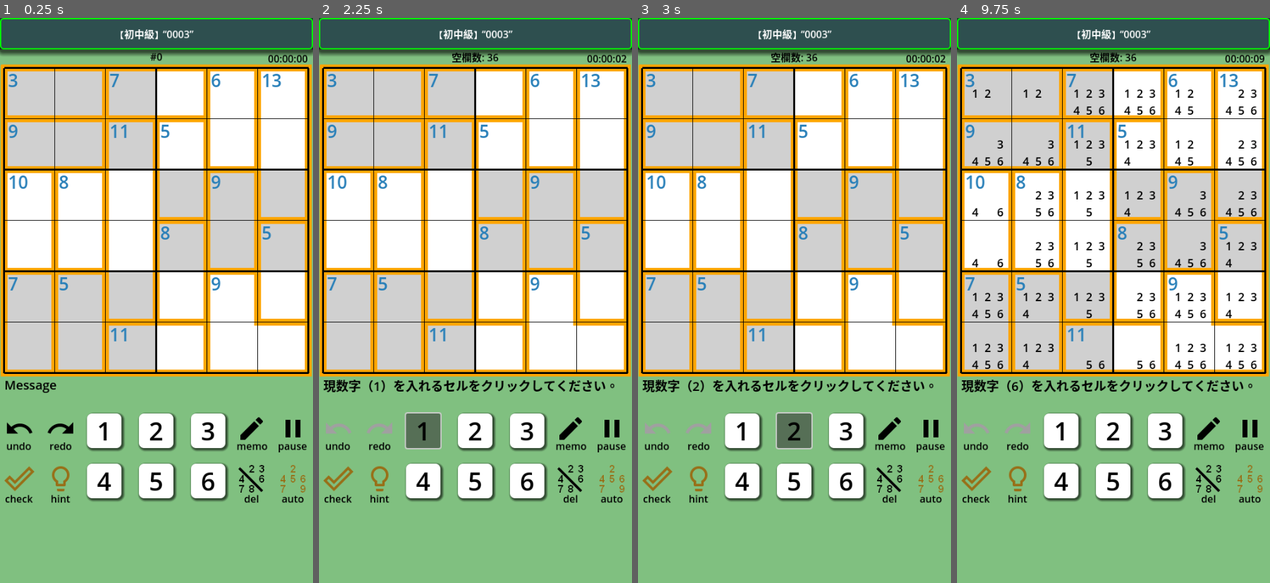
Above: before the commit, frames 1-4 (left to right).
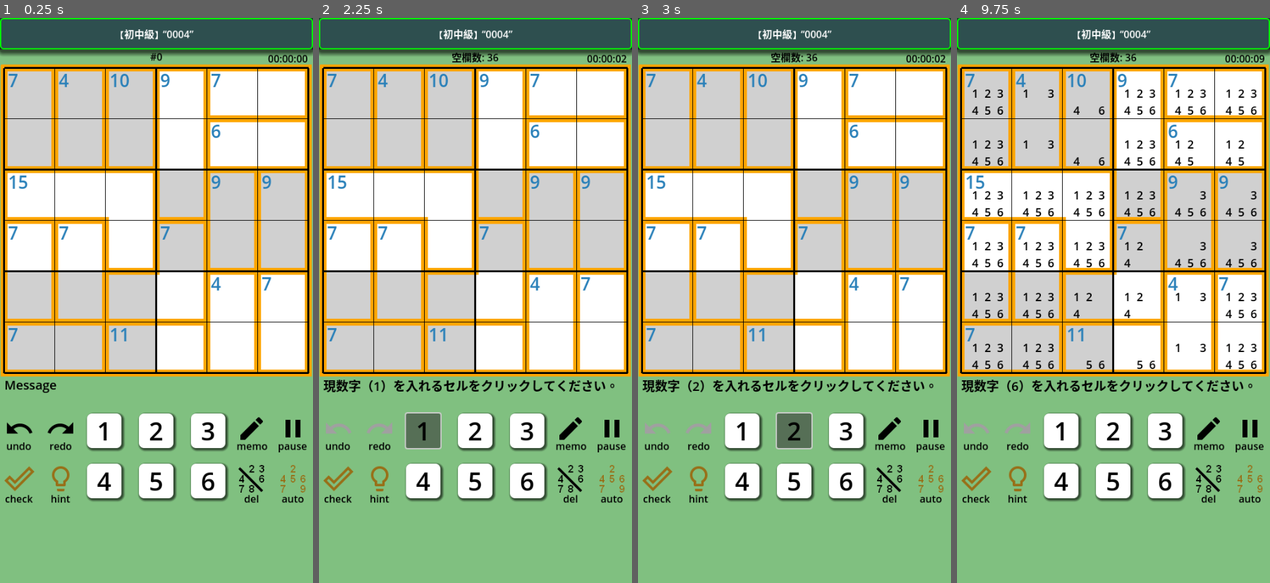
Above: after the commit, the same moments.

Repository: vivisuke/GD4KillerSudoku6
Game: Godot game, scene res://main_scene.tscn
Same seed, same stepped clock (60 frames per second), same inputs: the game is played once before the commit and once after it.
Inputs:
- Up to frame 1 (0.25 s): no input
- Up to frame 2 (2.25 s): click "undo" at 0.5 s; click "redo" at 1.25 s; click "1" at 2 s
- Up to frame 3 (3 s): click "2" at 2.75 s
- Up to frame 4 (9.75 s): click "3" at 3.5 s; click "memo" at 4.25 s; click "check" at 5 s; click "hint" at 5.75 s; click "4" at 6.5 s; click "5" at 7.25 s; click "6" at 8 s; click "del" at 8.75 s; click "auto" at 9.5 s

The runs differ from the first frame. In frame 1, 6.1% of the frame differs, in the area x 2-98%, y 2-63%; in frame 2, 6.1%; in frame 3, 6.1%; in frame 4, 7.5%.

Commit message:
0068 ◎ C 04/12 04/13 0.001│ToDo│隠れたシングル検出 0069 ◎ C 04/12 04/13 0.001│ToDo│裸のシングル検出

Diff:
--- a/GD4KillerSudoku6/scripts/main_scene.gd
+++ b/GD4KillerSudoku6/scripts/main_scene.gd
@@ -202,7 +202,7 @@
 	elif !g.todaysQuest:		# ランダム生成の場合
 		if g.qName == "":
 			##gen_qName()
-			g.qName = "0003"
+			g.qName = "0004"
 			$TitleBar/Label.text = titleText()
 	var stxt = g.qName+str(g.qLevel)
 	if g.qNumber != 0: stxt += "Q"
Not shown, changed: GD4KillerSudoku6.spr
